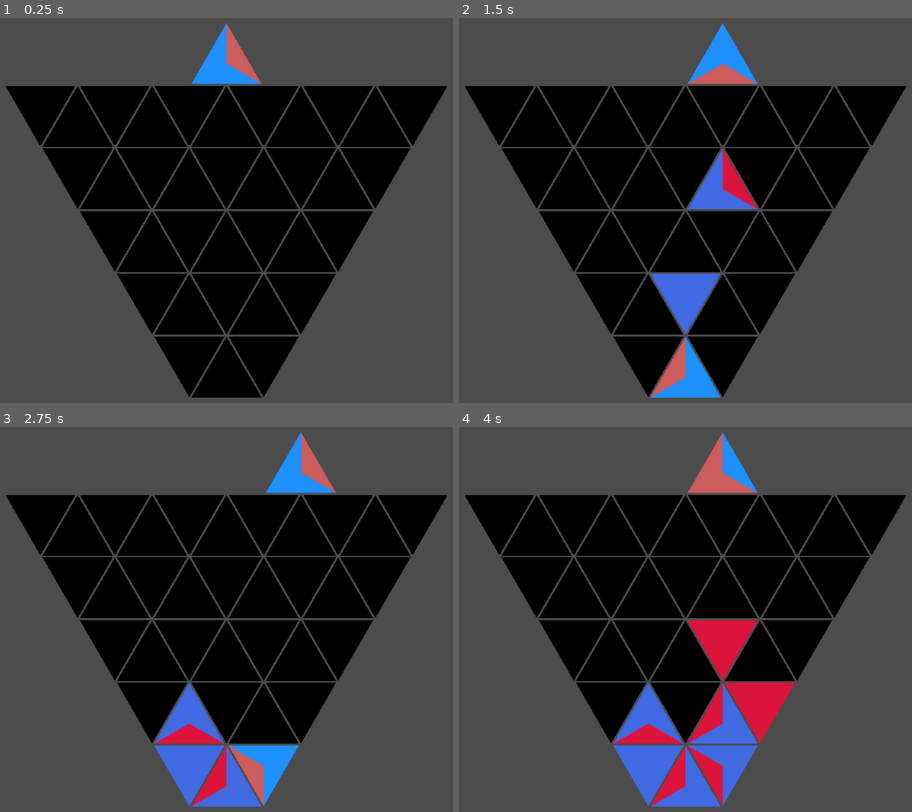
Above: before the commit, frames 1-4 (two rows, left to right).
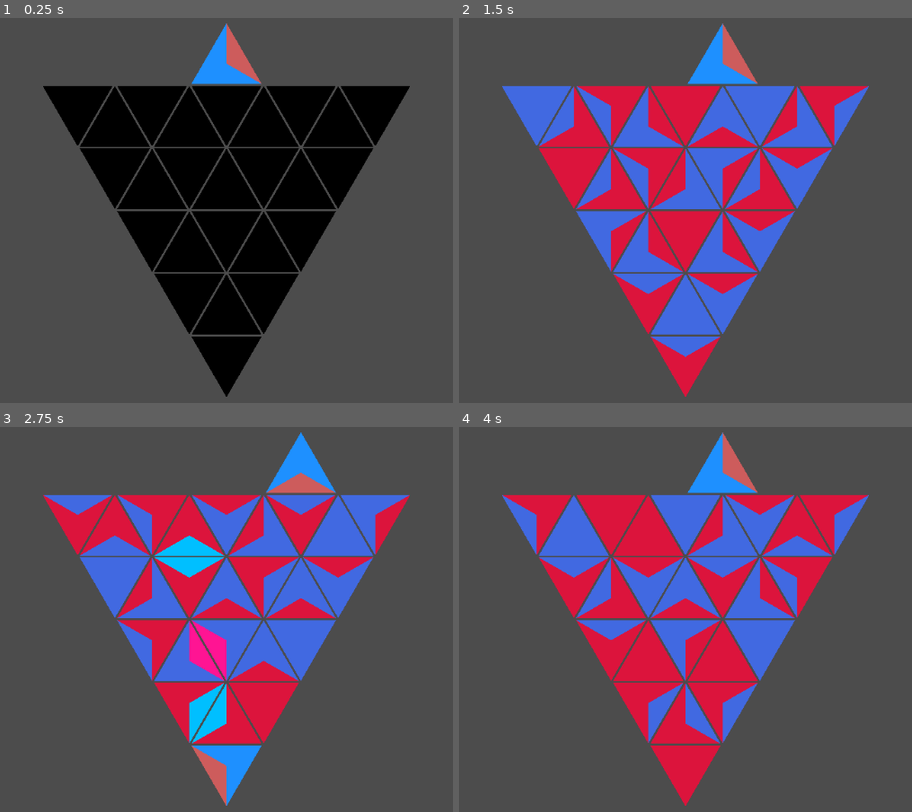
Above: after the commit, the same moments.

Repository: BoatsandJoes/tri-twist
Game: Godot game, scene res://scenes/Main.tscn
Two runs of this game, one before a commit and one after it. Both use one fixed random seed, a clock stepped at 60 frames per second and the inputs below.
Inputs (mouse positions are in pixels of both pictures, inside the frame that each line leads up to):
- Up to frame 1 (0.25 s): no input
- Up to frame 2 (1.5 s): tap Enter (ui_accept) at 0.5, 0.77 s; move the mouse to (613, 337) at 0.52 s; hold Right (ui_right) 0.53-1.28 s; hold Tab (ui_focus_next) 0.53-1.28 s; click (613, 337) at 0.67 s; move the mouse to (649, 399) at 1.27 s; hold Down (ui_down) from 1.28 s (still down); tap Tab (ui_focus_next) at 1.35 s; click (649, 399) at 1.42 s
- Up to frame 3 (2.75 s): tap Enter (ui_accept) at 1.52 s; move the mouse to (226, 746) at 2.02 s; release Down (ui_down) at 2.03 s; hold Right (ui_right) from 2.03 s (still down); hold Tab (ui_focus_next) from 2.03 s (still down); click (226, 746) at 2.17 s
- Up to frame 4 (4 s): tap Enter (ui_accept) at 2.75, 3.02, 3.77 s; move the mouse to (576, 681) at 2.77 s; release Right (ui_right) at 2.78 s; release Tab (ui_focus_next) at 2.78 s; hold Up (ui_up) 2.78-3.53 s; tap Tab (ui_focus_next) at 2.85 s; click (576, 681) at 2.92 s; move the mouse to (613, 742) at 3.52 s; hold Left (ui_left) from 3.53 s (still down); hold Tab (ui_focus_next) from 3.53 s (still down); click (613, 742) at 3.67 s

The runs differ from the first frame. In frame 1, 17% of the frame differs, in the area x 1-99%, y 17-99%; in frame 2, 44%; in frame 3, 46%, in the area x 1-99%, y 1-99%; in frame 4, 44%.

Commit message:
Cannot rotate clearing pieces. Added autofill debug mode switch on tab key.

Diff:
--- a/scenes/GameGrid.gd
+++ b/scenes/GameGrid.gd
@@ -129,18 +129,20 @@
 		grid[rowIndex][columnIndex].clear(grid[rowIndex][columnIndex].colors.size() - 1)
 	elif event.button_index == 8 || event.button_index == 9 || event.button_index == 1 || event.button_index == 2:
 		# rotate
-		var rotation
-		if event.button_index == 8 || event.button_index == 1:
-			rotation = Rotation.COUNTERCLOCKWISE
-		else:
-			rotation = Rotation.CLOCKWISE
-		grid[rowIndex][columnIndex].spin(rotation)
-		# Get and rotate neighbors same way
 		var leftNeighbor = get_neighbor(rowIndex, columnIndex, Direction.LEFT)
 		var rightNeighbor = get_neighbor(rowIndex, columnIndex, Direction.RIGHT)
 		var verticalNeighbor = get_neighbor(rowIndex, columnIndex, Direction.VERTICAL)
-		# move disallowed if one neighbor is off the grid
-		if (leftNeighbor != null && rightNeighbor != null && verticalNeighbor != null):
+		# move disallowed if one neighbor is off the grid or being cleared
+		if (leftNeighbor != null && rightNeighbor != null && verticalNeighbor != null
+		&& !grid[rowIndex][columnIndex].is_marked_for_clear() && !leftNeighbor.is_marked_for_clear()
+		&& !rightNeighbor.is_marked_for_clear() && !verticalNeighbor.is_marked_for_clear()):
+			var rotation
+			if event.button_index == 8 || event.button_index == 1:
+				rotation = Rotation.COUNTERCLOCKWISE
+			else:
+				rotation = Rotation.CLOCKWISE
+			grid[rowIndex][columnIndex].spin(rotation)
+			# rotate neighbors same way
 			leftNeighbor.spin(rotation)
 			rightNeighbor.spin(rotation)
 			verticalNeighbor.spin(rotation)
--- a/scenes/GameGrid.tscn
+++ b/scenes/GameGrid.tscn
@@ -6,7 +6,7 @@
 [node name="GameGrid" type="Node2D"]
 script = ExtResource( 1 )
 TriangleCell = ExtResource( 2 )
-gridBase = 3
+gridBase = 1
 gridHeight = 5
 cellSize = 100
 margin = 3
--- a/scenes/TriangleCell.gd
+++ b/scenes/TriangleCell.gd
@@ -14,6 +14,7 @@
 var rowIndex: int
 var columnIndex: int
 var inGrid
+var autofillMode = false
 
 # Called when the node enters the scene tree for the first time.
 func _ready():
@@ -61,6 +62,12 @@
 	clear(colors.size() - 1)
 	# offset so the center is in the center XXX
 	#translate(Vector2(-size/2,-(size * tan(PI/6))))
+
+func _input(event):
+	if event is InputEventKey && event.is_action_pressed("ui_focus_next"):
+		autofillMode = !autofillMode
+		if autofillMode:
+			fill_randomly()
 
 func fill_randomly():
 	leftColor = randi() % (colors.size() - 1)
@@ -115,6 +122,8 @@
 	if (color == colors.size() - 1 && !is_marked_for_clear()):
 		# Immediately blank tile.
 		set_colors(colors.size() - 1, colors.size() - 1, colors.size() - 1)
+		if (autofillMode):
+			fill_randomly()
 	elif color != colors.size() - 1:
 		# Mark cell for clearing, visually. Remove focus highlights, too, but not other clear highlights.
 		if leftColor == color:
